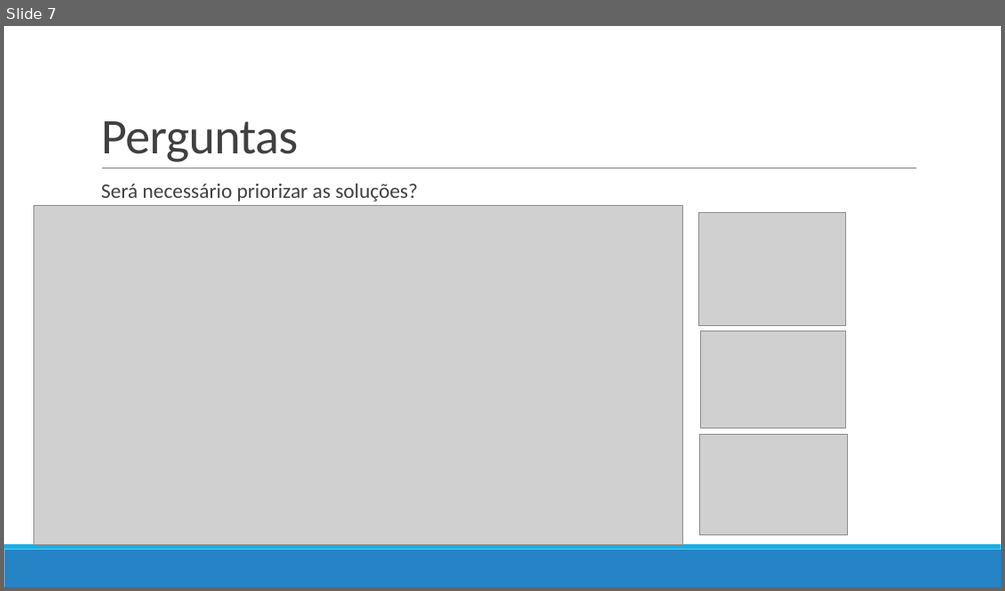
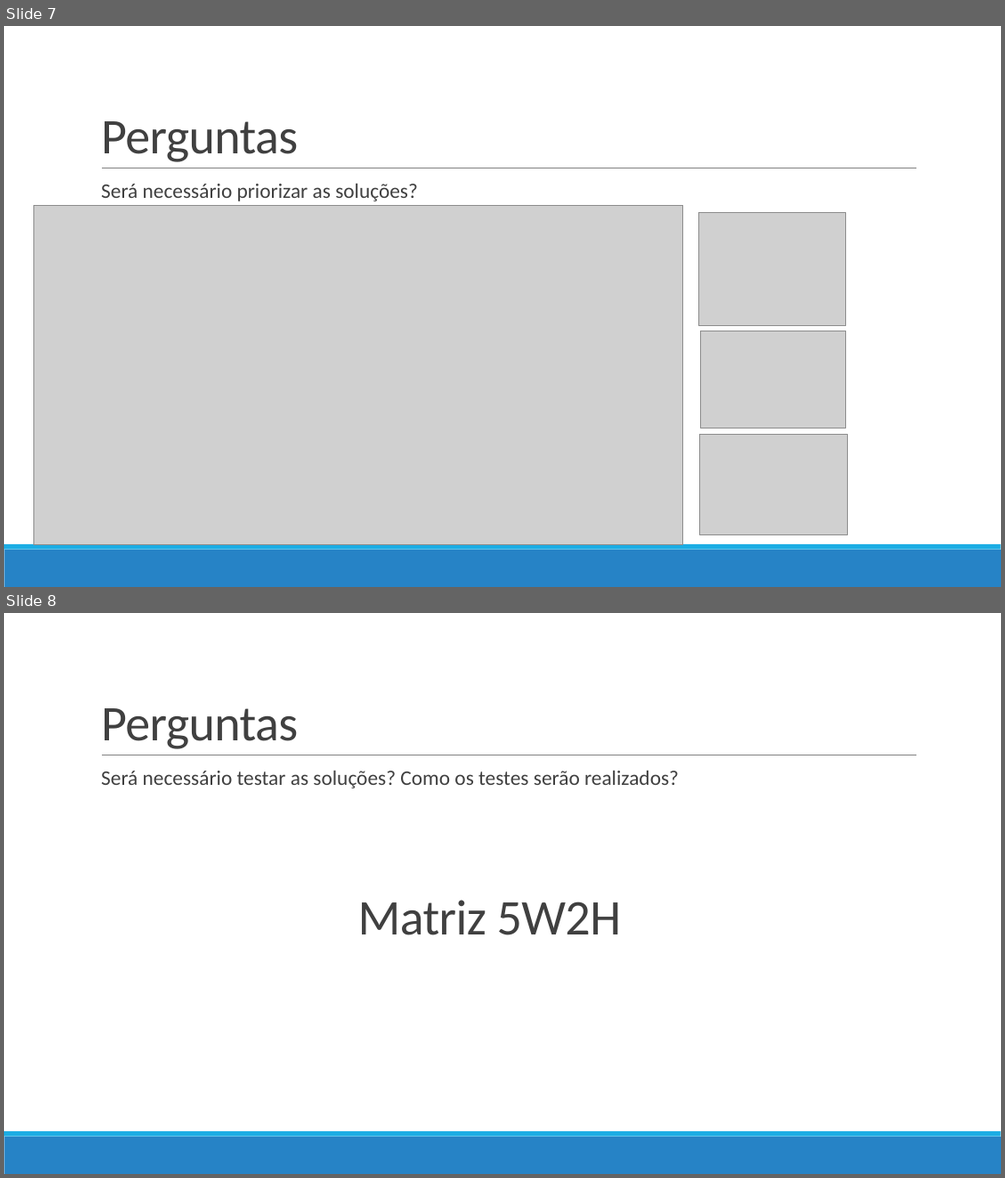
Before and after one commit to ruhansanabria/Puc_Lean2016, a slide deck: Apresentações/TRE DMAIC - Improve -FollowUP.pptx. Shown one above the other, each under a label of ours: slide 7 before the commit, slides 7 and 8 after it. The pictures are 1005x591 and 1005x1178 pixels, drawn with LibreOffice and Linux fonts; fonts in the diff are those of the drawing; grey boxes stand for pictures. Boxes give left, top, right and bottom in pixels: in the first picture for what was removed or moved away, otherwise in the second. Text is boxed around its words. In the diff, an @@ line names an element or a change of style, - is before the commit and + after.

Commit message:
Add files via upload
- Colocado de forma grafica os processos do acompanhamento do Improve.
- Colocado um Slide para link da Matriz 5w2h
- Colocado topicos no Slide de Como os Testes serao implementados.

```diff
--- a/Apresentações/TRE DMAIC - Improve -FollowUP.pptx
+++ b/Apresentações/TRE DMAIC - Improve -FollowUP.pptx
@@ slide 8 added at [4, 613, 1001, 1174], background #FFFFFF; not listed: 3 template elements that a slide beside it also shows @@
@@ title added at [101, 708, 298, 749], 48 pt, text #404040 @@
+Perguntas
@@ text added at [101, 771, 679, 788], 20 pt, text #404040 @@
+  Será necessário testar as soluções? Como os testes serão realizados?
@@ text added at [358, 900, 622, 935], 48 pt, text #404040 @@
+Matriz 5W2H
```
Also in this commit, not shown: 3 slides changed.
